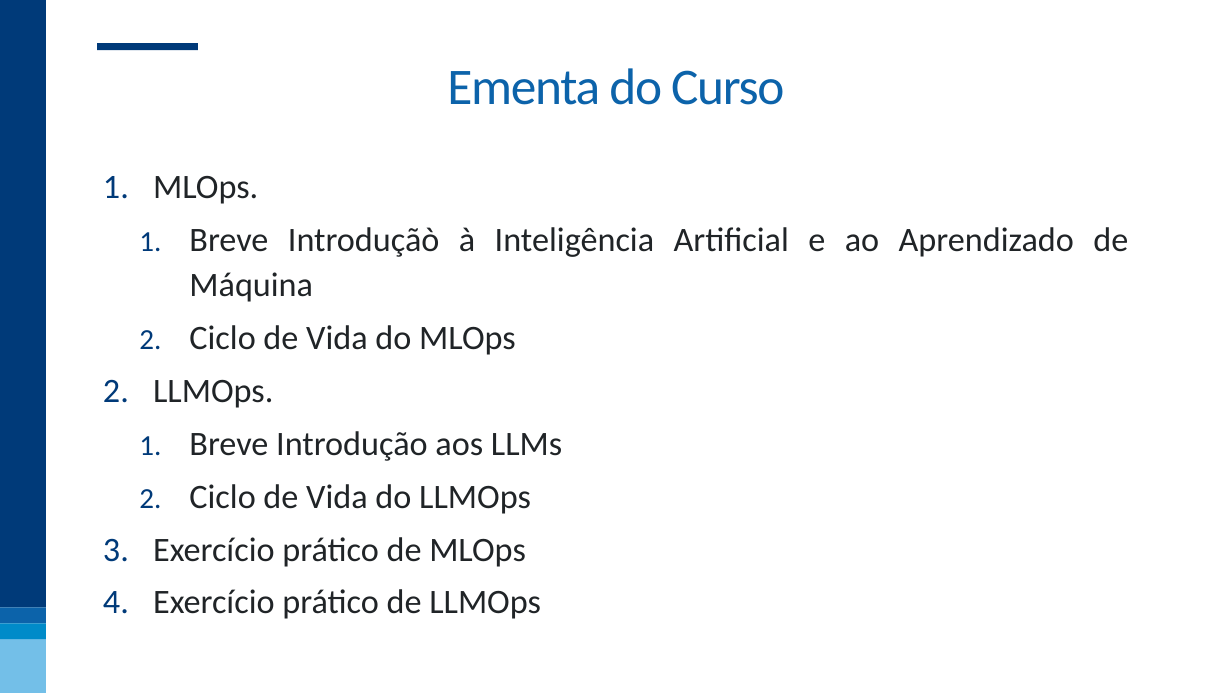
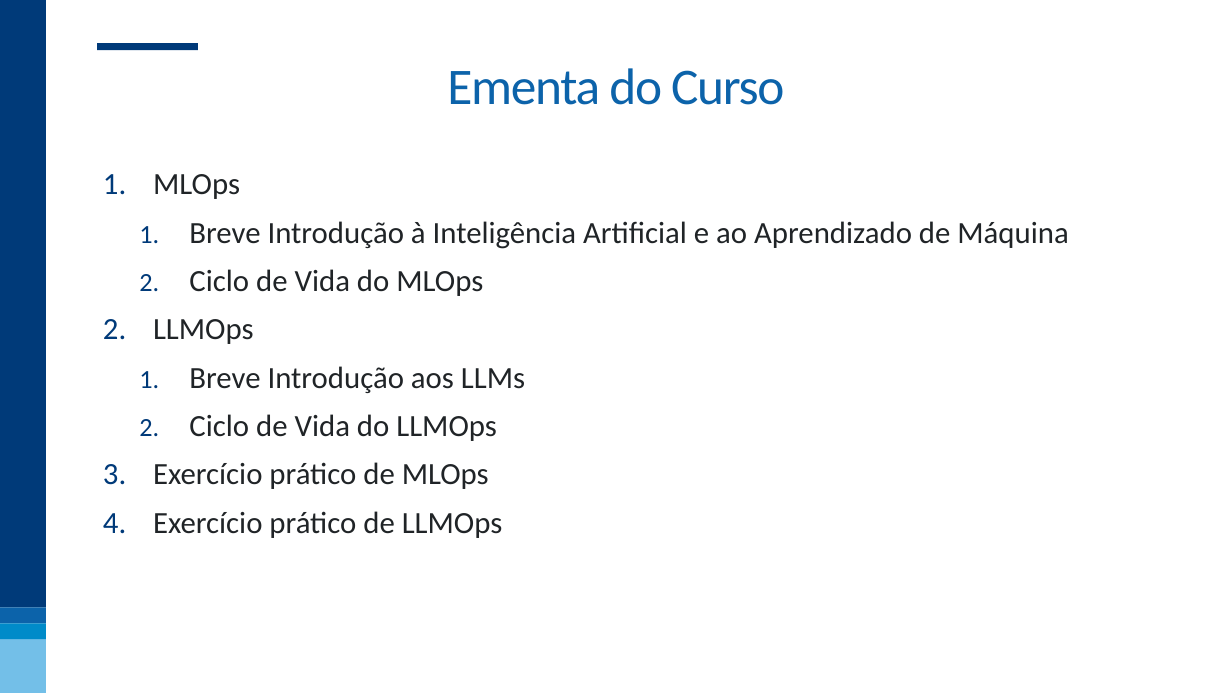
Before and after one commit to nogueira-cavalcante/FGV, a slide deck: slide 5 of MLOps - incorporando soluções aos processos de negócio/apresentações/00 - Introdução.pptx. Drawn at 1232x693 pixels with LibreOffice and Linux fonts; fonts in the diff are those of the drawing; background and template pictures are left out. Boxes give left, top, right and bottom in pixels: in the first picture for what was removed or moved away, otherwise in the second. Text is boxed around its words. In the diff, an @@ line names an element or a change of style, - is before the commit and + after.

```diff
--- a/MLOps - incorporando soluções aos processos de negócio/apresentações/00 - Introdução.pptx
+++ b/MLOps - incorporando soluções aos processos de negócio/apresentações/00 - Introdução.pptx
@@ text at [153,174,1068,249]: text changed; size 40 to 36 pt @@
-1. MLOps.
-  1. Breve Introduçãò à Inteligência Artificial e ao Aprendizado de Máquina
+1. MLOps
+  1. Breve Introdução à Inteligência Artificial e ao Aprendizado de Máquina
@@ text at [153,269,525,538]: size 40 to 36 pt in "Ciclo de Vida do MLOps", "Breve Introdução aos LLMs", "Ciclo de Vida do LLMOps", "Exercício prático de MLOps" and 1 more places @@
@@ text at [153,319,254,344]: text changed; size 40 to 36 pt @@
-2. LLMOps.
+2. LLMOps
```
Also in this commit, not shown: 4 other files.
